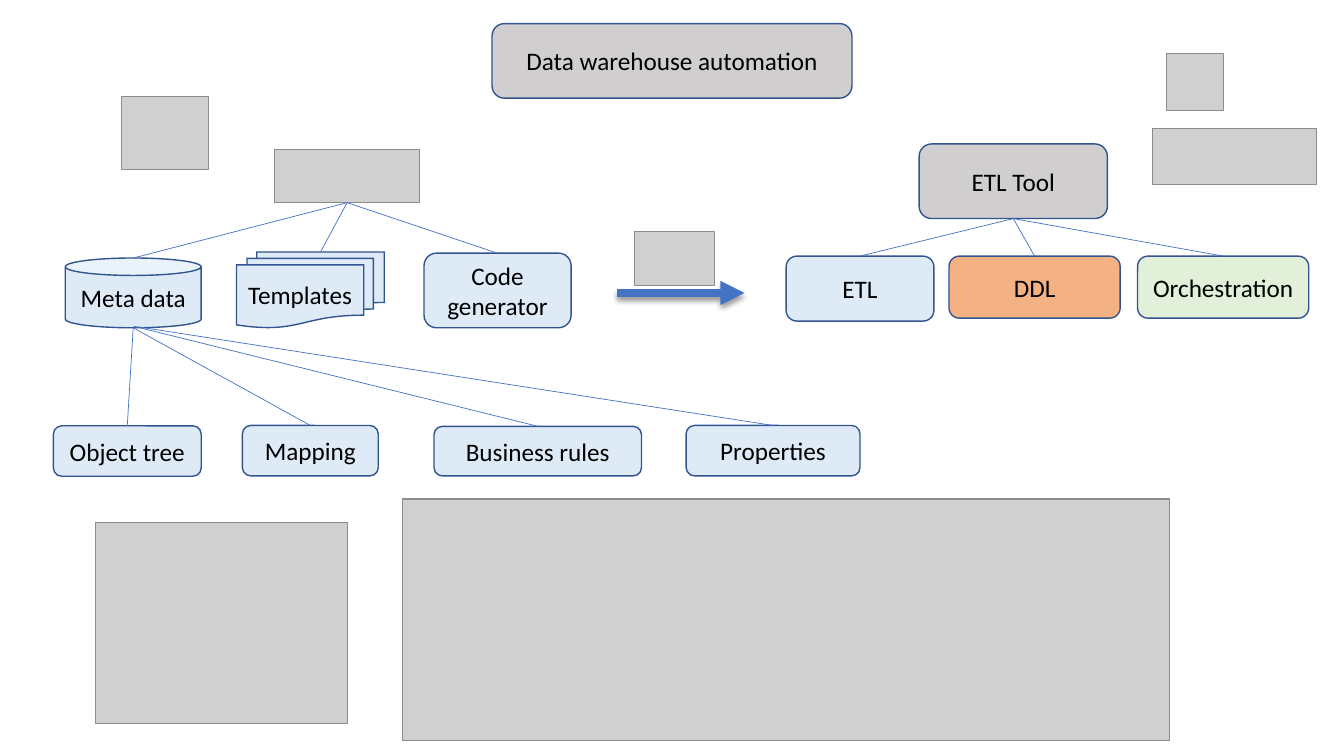
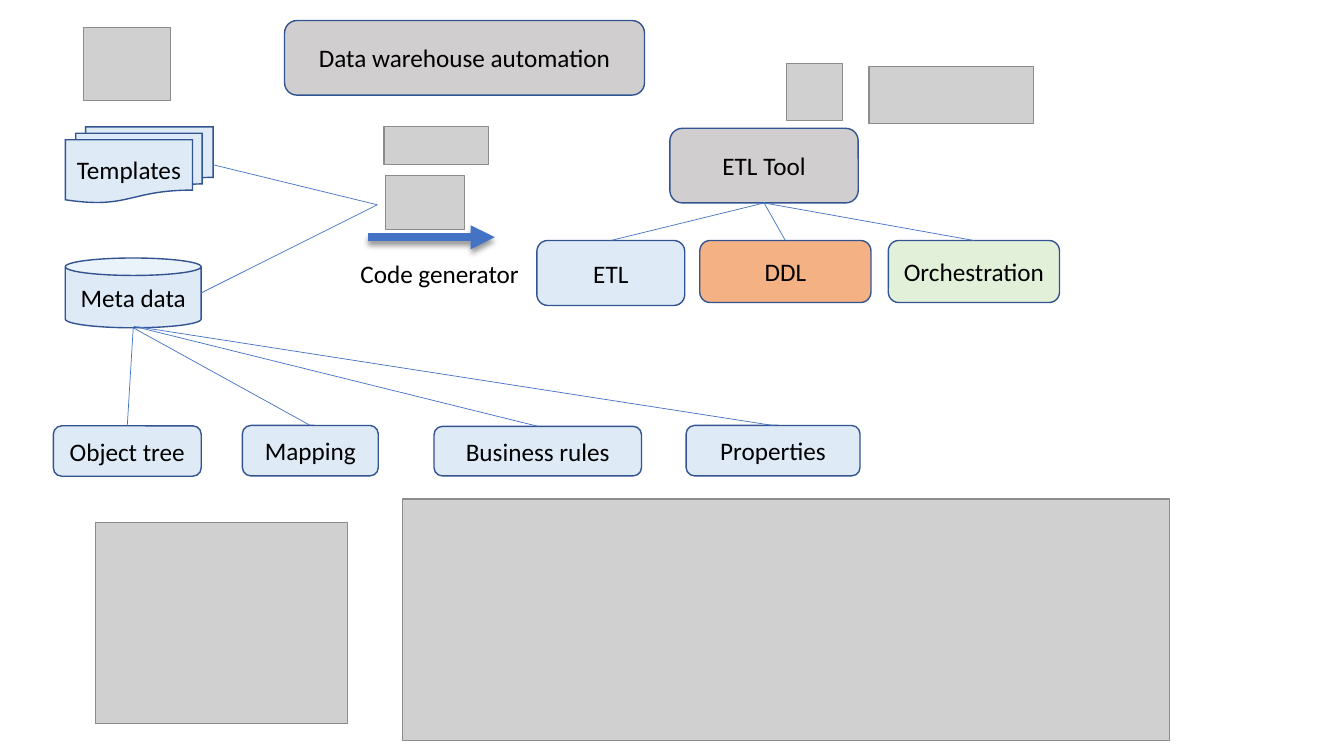
Before and after one commit to basvdberg/BETL, a slide deck: slide 4 of image/betl_architecture.pptx (slide 1 before the commit). Drawn at 1344x756 pixels with LibreOffice and Linux fonts; fonts in the diff are those of the drawing; grey boxes stand for pictures. Boxes give left, top, right and bottom in pixels: in the first picture for what was removed or moved away, otherwise in the second. Text is boxed around its words. In the diff, an @@ line names an element or a change of style, - is before the commit and + after.

```diff
--- a/image/betl_architecture.pptx
+++ b/image/betl_architecture.pptx
@@ picture moved from (x1=122, y1=97, x2=209, y2=169) to (x1=84, y1=27, x2=170, y2=100) @@
@@ rounded rectangle "Data warehouse automation" moved from (x1=492, y1=23, x2=852, y2=98) to (x1=284, y1=20, x2=644, y2=95) @@
@@ picture moved from (x1=1167, y1=53, x2=1223, y2=110) to (x1=786, y1=64, x2=843, y2=120) @@
@@ picture moved from (x1=1152, y1=128, x2=1317, y2=185) to (x1=869, y1=67, x2=1033, y2=123) @@
@@ flow chart multidocument "Templates" moved from (x1=237, y1=252, x2=385, y2=328) to (x1=66, y1=127, x2=214, y2=203) @@
@@ picture resized from (x1=275, y1=149, x2=420, y2=203) to (x1=384, y1=126, x2=488, y2=164) @@
@@ line moved from (347, 203) - (321, 252) to (377, 205) - (213, 164) @@
@@ picture moved from (x1=635, y1=231, x2=715, y2=285) to (x1=385, y1=175, x2=465, y2=230) @@
@@ line removed from (347, 203) to (133, 258) @@
@@ line moved from (347, 203) - (498, 253) to (202, 293) - (377, 205) @@
@@ 4 rounded rectangles, 3 lines moved together from (x1=786, y1=144, x2=1310, y2=321) to (x1=537, y1=128, x2=1060, y2=306) @@
@@ arrow moved from (618, 293) - (745, 293) to (368, 237) - (495, 237) @@
@@ text "Code generator" moved from (x1=424, y1=253, x2=572, y2=328) to (x1=360, y1=265, x2=518, y2=288) @@
@@ text "Code generator" at (x1=360, y1=265, x2=518, y2=288): alignment centre to left; vertical alignment middle to top; fill #DEEBF7 to none; outline #325491 1 pt to none @@
```
Also in this commit, not shown: 2 other slides changed, 7 slides added, 1 slide removed, 26 other files.
